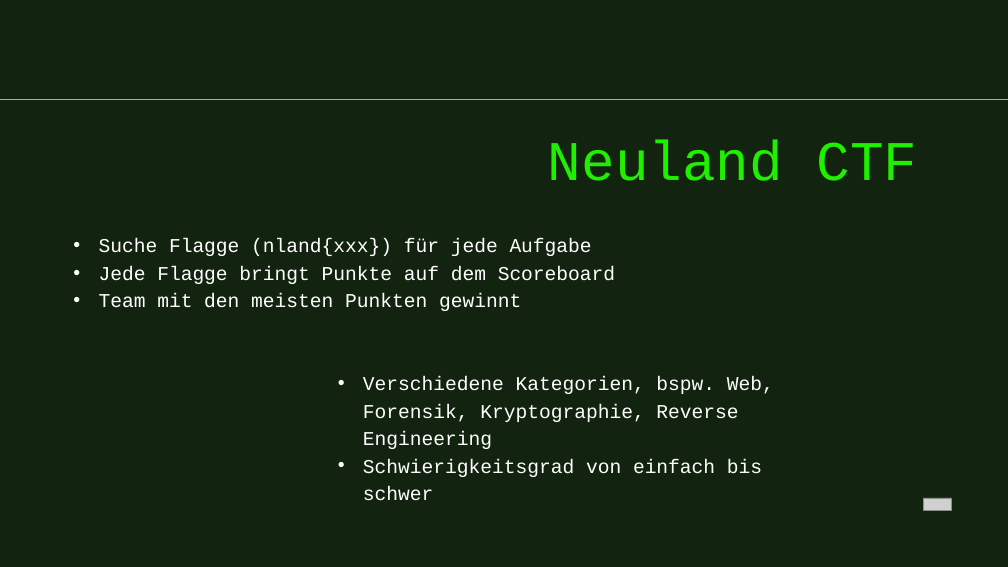
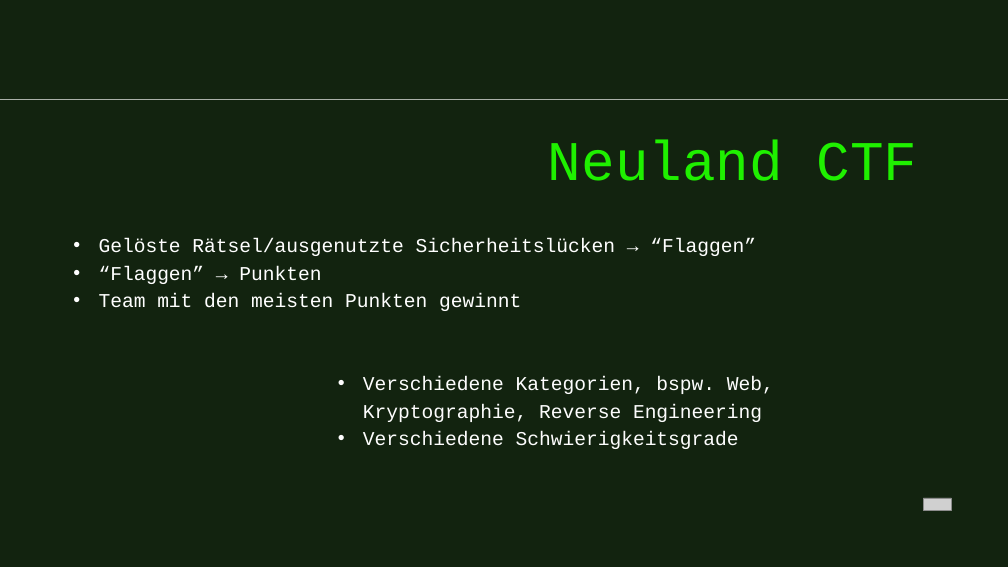
Before and after one commit to 0xFFD700/Neuland-CTF-2022, a slide deck: slide 3 of Papierkram/Neuland_CTF.pptx. Drawn at 1008x567 pixels with LibreOffice and Linux fonts; fonts in the diff are those of the drawing; grey boxes stand for pictures. Boxes give left, top, right and bottom in pixels: in the first picture for what was removed or moved away, otherwise in the second. Text is boxed around its words. In the diff, an @@ line names an element or a change of style, - is before the commit and + after.

Commit message:
Update slides

```diff
--- a/Papierkram/Neuland_CTF.pptx
+++ b/Papierkram/Neuland_CTF.pptx
@@ text at (99,239,756,284): text changed @@
-  • Suche Flagge (nland{xxx}) für jede Aufgabe
-  • Jede Flagge bringt Punkte auf dem Scoreboard
+  • Gelöste Rätsel/ausgenutzte Sicherheitslücken → “Flaggen”
+  • “Flaggen” → Punkten
@@ text at (363,376,774,449): text changed @@
-• Verschiedene Kategorien, bspw. Web, Forensik, Kryptographie, Reverse Engineering
-• Schwierigkeitsgrad von einfach bis schwer
+• Verschiedene Kategorien, bspw. Web, Kryptographie, Reverse Engineering
+• Verschiedene Schwierigkeitsgrade
```
Also in this commit, not shown: 5 other slides changed, 1 slide added, 1 other file.
